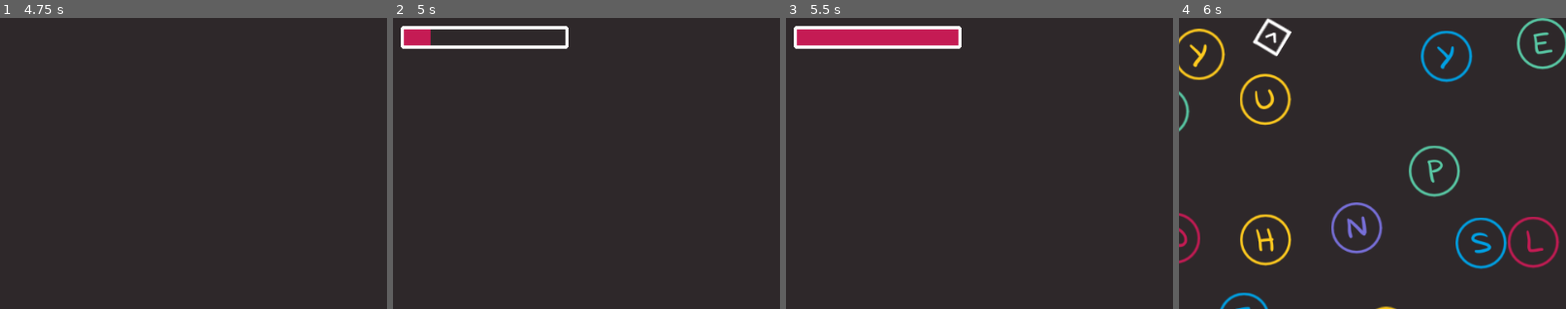
Above: before the commit, frames 1-4 (left to right).
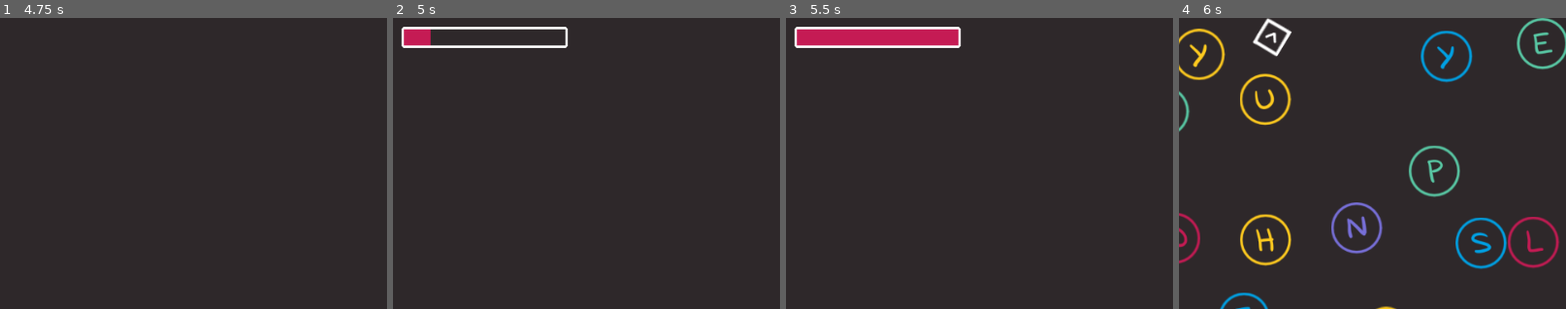
Above: after the commit, the same moments.

Repository: gontzalve/SSLS
Game: Godot game, scene res://scenes/splash/splash.tscn
The game is run twice, just before and just after one commit, with the same random seed, the same clock (stepped at 60 frames per second) and the same inputs. This scene is started directly instead of the project's main scene.
Inputs (mouse positions are % of the whole screen's width and height, from its top left):
- Up to frame 1 (4.75 s): tap Enter at 0.5 s; move the mouse to (45, 70) at 0.52 s; hold W (move_up) 0.53-2.03 s; click (45, 70) at 0.6 s; move the mouse to (80, 65) at 1.27 s; tap Mouse wheel up (zoom_in) at 1.35, 3.6 s; move the mouse to (20, 35) at 2.02 s; hold A (move_left) 2.03-3.53 s; tap Mouse wheel down (zoom_out) at 2.1, 4.35 s; tap Space at 2.75 s; move the mouse to (55, 50) at 2.77 s; click (55, 50) at 2.85 s; move the mouse to (35, 25) at 3.52 s; hold S (move_down) 3.53-4.28 s; move the mouse to (72, 45) at 4.27 s; hold D (move_right) from 4.28 s (still down)
- Up to frame 2 (5 s): keep holding D (move_right)
- Up to frame 3 (5.5 s): move the mouse to (30, 55) at 5.02 s; release D (move_right) at 5.03 s; hold W (move_up) from 5.03 s (still down); click (30, 55) at 5.1 s
- Up to frame 4 (6 s): tap Enter at 5.75 s; move the mouse to (60, 28) at 5.77 s; release W (move_up) at 5.78 s; hold D (move_right) from 5.78 s (still down); tap Mouse wheel up (zoom_in) at 5.85 s
The pictures show only the part of the screen within x 38-88%, y 47-97%; the shares and areas given below are measured in that part.

Frame 1 is identical in both runs. In frame 2, 0.3% of the frame differs, in the area x 2-46%, y 2-11%; in frame 3, 0.3%; in frame 4, nothing differs.

Commit message:
Reduce loader border width

Diff:
--- a/themes/theme_rectangle.tres
+++ b/themes/theme_rectangle.tres
@@ -2,18 +2,18 @@
 
 [resource]
 bg_color = Color(0.180392, 0.156863, 0.164706, 1)
-border_width_left = 4
-border_width_top = 4
-border_width_right = 4
-border_width_bottom = 4
+border_width_left = 3
+border_width_top = 3
+border_width_right = 3
+border_width_bottom = 3
 border_color = Color(1, 1, 1, 1)
 corner_radius_top_left = 4
 corner_radius_top_right = 4
 corner_radius_bottom_right = 4
 corner_radius_bottom_left = 4
 corner_detail = 16
-expand_margin_left = 4.0
-expand_margin_top = 4.0
-expand_margin_right = 4.0
-expand_margin_bottom = 4.0
+expand_margin_left = 3.0
+expand_margin_top = 3.0
+expand_margin_right = 3.0
+expand_margin_bottom = 3.0
 anti_aliasing = false
